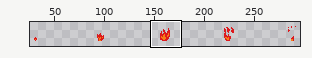
Sprite sheet -- public/assets/Spells/Red/Burn/sheet.png. Above: a wide view before the commit, with the close-up outlined.
Close-up. Earlier state:
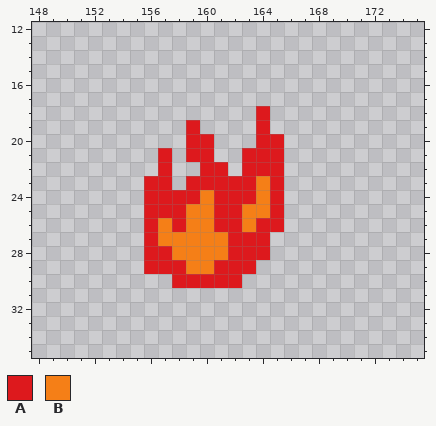
The file is 320x64 pixels. Shown: x 148..175, y 12..35. The wide view leaves out empty margins. The commit also changed other parts of the picture, which this record leaves out.
Palette (. is transparent): A #dd191d  B #f57f17
Pixels before, first column x 156:
18 ........A.
19 ...A....A.
20 ...AA...AA
21 .A.AA..AAA
22 .A..AA.AAA
23 AA.AAAAABA
24 AAAABAAABA
25 AAABBAABBA
26 ABABBAABAA
27 ABBBBBAAA.
28 AABBBBAAA.
29 AAABBAAA..
30 ..AAAAA...
After the commit:
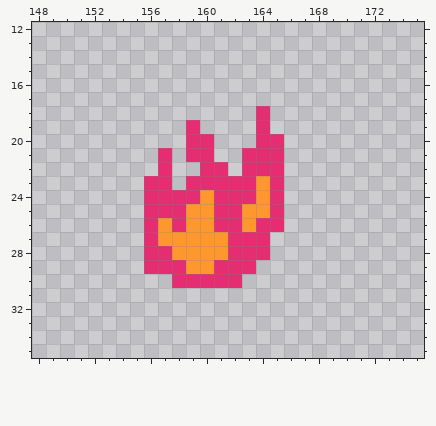
What changed:
Colour A changes from #dd191d to #e52d71.
Colour B changes from #f57f17 to #ff972f.
